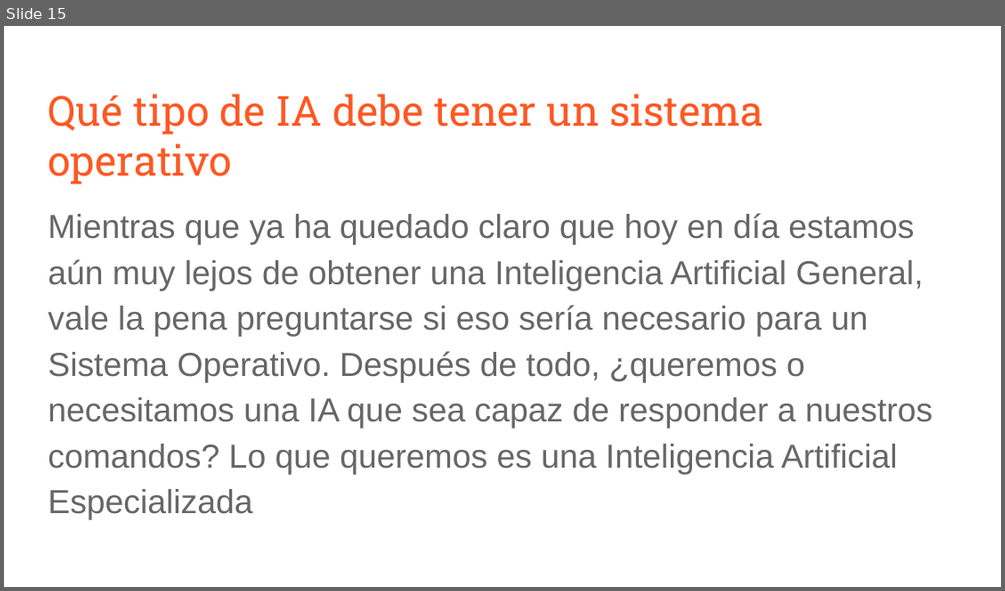
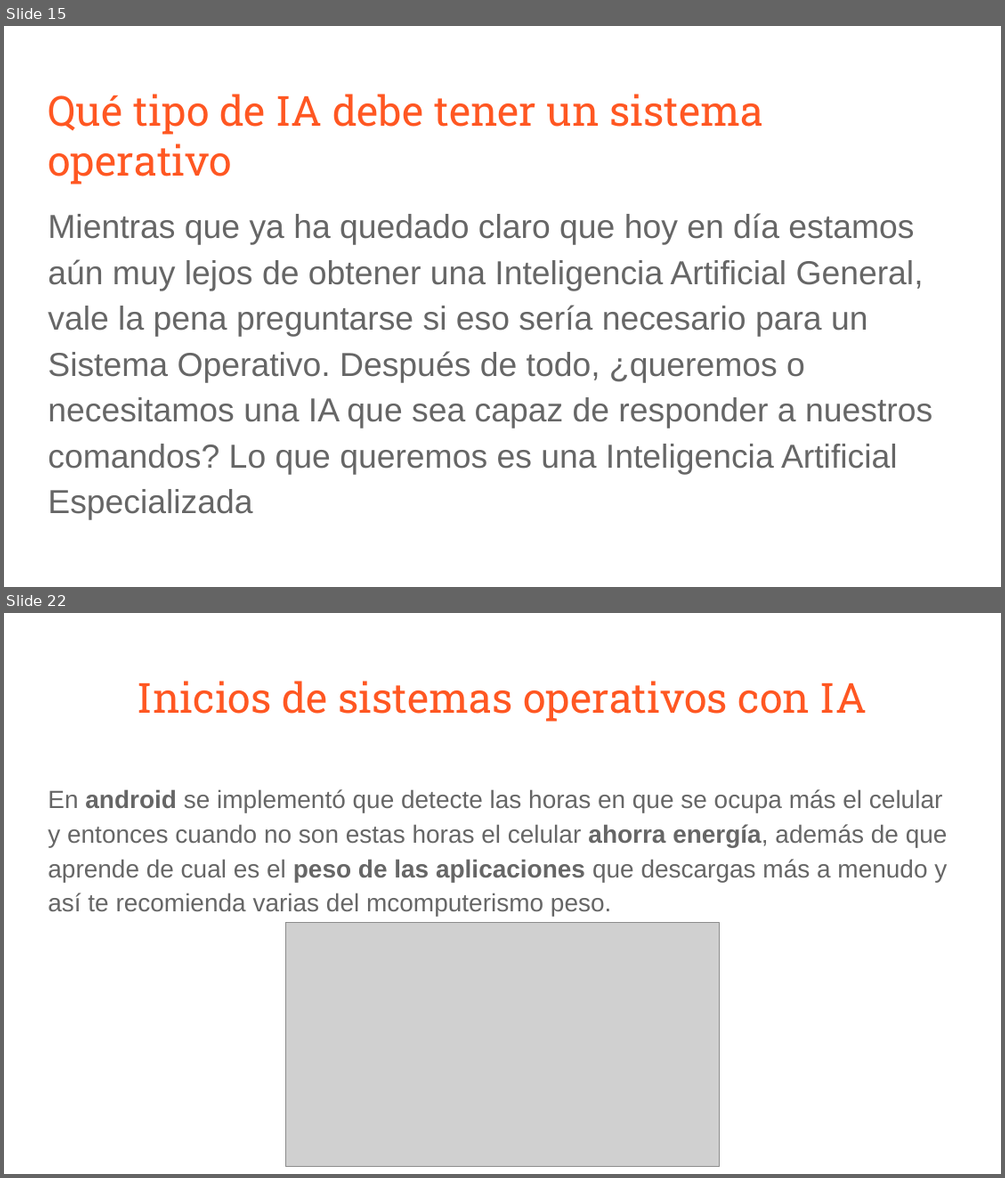
Before and after one commit to gwolf/sistop-2019-2, a slide deck: exposiciones/RodriguezZuriel-IbarraOmar/Inteligencia artificial en los sistemas operativos.pptx. Shown one above the other, each under a label of ours: slide 15 before the commit, slides 15 and 22 after it; the slides between them are not shown. The pictures are 1005x591 and 1005x1178 pixels, drawn with LibreOffice and Linux fonts; fonts in the diff are those of the drawing; grey boxes stand for pictures. Boxes give left, top, right and bottom in pixels: in the first picture for what was removed or moved away, otherwise in the second. Text is boxed around its words. In the diff, an @@ line names an element or a change of style, - is before the commit and + after.

```diff
--- a/exposiciones/RodriguezZuriel-IbarraOmar/Inteligencia artificial en los sistemas operativos.pptx
+++ b/exposiciones/RodriguezZuriel-IbarraOmar/Inteligencia artificial en los sistemas operativos.pptx
@@ slide 22 added at (4,613,1001,1174), background #FFFFFF @@
@@ title added at (138,681,866,722), 30 pt, text #FF5722 @@
+Inicios de sistemas operativos con IA
@@ text added at (48,789,947,916), 18 pt, text #666666 @@
+En android se implementó que detecte las horas en que se ocupa más el celular y entonces cuando no son estas horas el celular ahorra energía, además de que aprende de cual es el peso de las aplicaciones que descargas más a menudo y así te recomienda varias del mcomputerismo peso.
@@ picture added at (286,923,719,1167) @@
```
Also in this commit, not shown: 10 slides changed, 2 other slides added.
